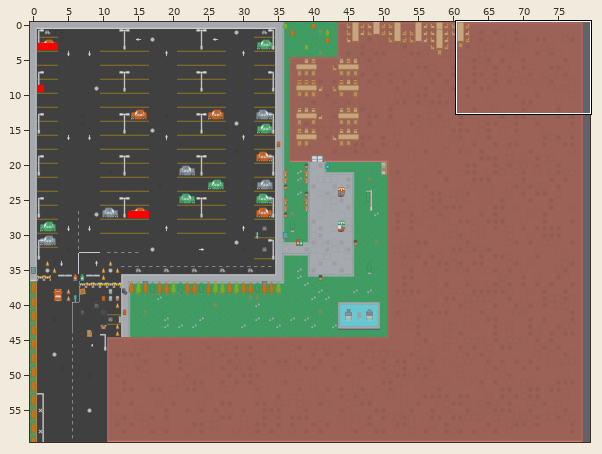
A Tiled map gets an edit: app/assets/MapLib.tmx. The first picture is a wide view before the edit; the outline marks the close-up.
Close-up. Earlier state:
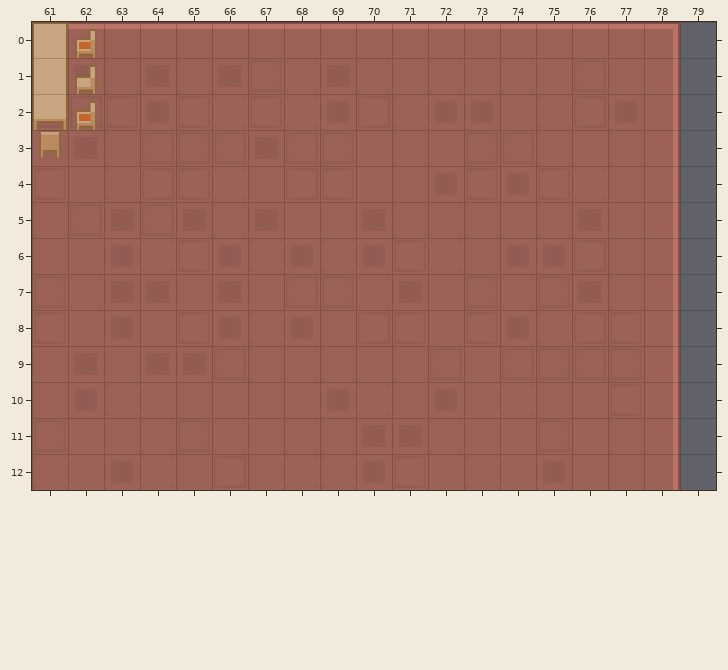
Cells are 64x64 px. Shown: x 61..79, y 0..12. The commit also changed other parts of the map, which this record leaves out.
Now the later version:
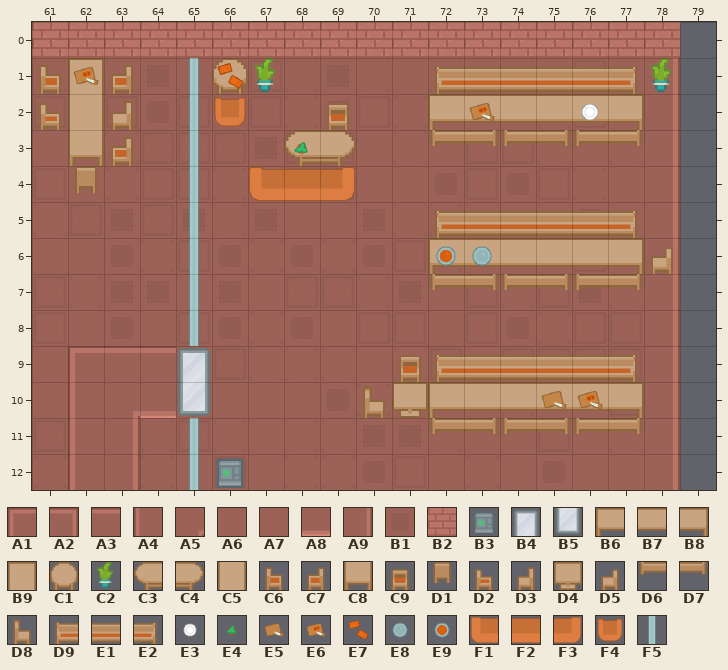
Key: from "City": A1 0, A2 1, A3 2, A4 3, A5 4, A6 6, A7 7, A8 39, A9 40, B1 43, B2 187, B3 323, B4 696, B5 770; from "Indoor": B6 0, B7 1, B8 2, B9 5, C1 7, C2 16, C3 29, C4 30, C5 31, C6 54, C7 55, C8 57, C9 78, D1 79, D2 80, D3 107, D4 111, D5 133, D6 140, D7 141, D8 158, D9 186, E1 187, E2 189; from "Shooter": E3 213, E4 239, E5 266, E6 267, E7 288, E8 316, E9 317, F1 473, F2 474, F3 475, F4 476, F5 498.
__ is an empty cell.
Tiles replaced or removed in this view: A2, A3, A6, A7, B1, B9, C5, C7, C8, D1, D3.
Tiles of an added or newly shown layer are drawn over the layers below it.
Change:
Changed rows in their new state; .. is an unchanged cell.
Layer "Ground":
first column x 61:
 0 B2 B2 B2 B2 B2 B2 B2 B2 B2 B2 B2 B2 B2 B2 B2 B2 B2 B2
first column x 62:
 9 A1 A3 A3
10 A4 A5 A8
11 A4 A9 ..
12 A4 A9 ..
Layer "Glass" (added):
first column x 65:
 1 F5
 2 F5
 3 F5
 4 F5
 5 F5
 6 F5
 7 F5
 8 F5
11 F5
12 F5
Layer "Environment":
first column x 66:
12 B3
Layer "Doors":
first column x 65:
 9 B4
10 B5
Layer "Tables":
first column x 61:
 0 __ __ .. .. .. .. .. .. .. .. .. .. .. .. .. .. .. ..
 1 C6 B9 C7 .. .. C1 .. .. .. .. .. D9 E1 E1 E1 E1 E2 ..
 2 D2 C5 D3 .. .. F4 .. .. C9 .. .. B6 B7 B7 B7 B7 B8 ..
 3 __ C8 C7 .. .. .. .. C3 C4 .. .. D6 D7 D6 D7 D6 D7 ..
 4 .. D1 .. .. .. .. F1 F2 F3 .. .. .. .. .. .. .. .. ..
 5 .. .. .. .. .. .. .. .. .. .. .. D9 E1 E1 E1 E1 E2 ..
 6 .. .. .. .. .. .. .. .. .. .. .. B6 B7 B7 B7 B7 B8 D5
 7 .. .. .. .. .. .. .. .. .. .. .. D6 D7 D6 D7 D6 D7 ..
 9 .. .. .. .. .. .. .. .. .. .. C9 D9 E1 E1 E1 E1 E2 ..
10 .. .. .. .. .. .. .. .. .. D8 D4 B6 B7 B7 B7 B7 B8 ..
11 .. .. .. .. .. .. .. .. .. .. .. D6 D7 D6 D7 D6 D7 ..
Layer "Ontop" (added):
first column x 62:
 1 E6 .. .. .. E7 C2 .. .. .. .. .. .. .. .. .. .. C2
 2 .. .. .. .. .. .. .. .. .. .. .. E6 .. .. E3 .. ..
 3 .. .. .. .. .. .. E4 .. .. .. .. .. .. .. .. .. ..
 6 .. .. .. .. .. .. .. .. .. .. E9 E8 .. .. .. .. ..
first column x 75:
10 E5 E6
Where, in picture pixels (left, top, right, bottom), the same in both close-ups:
changed: (32, 22, 680, 490)
